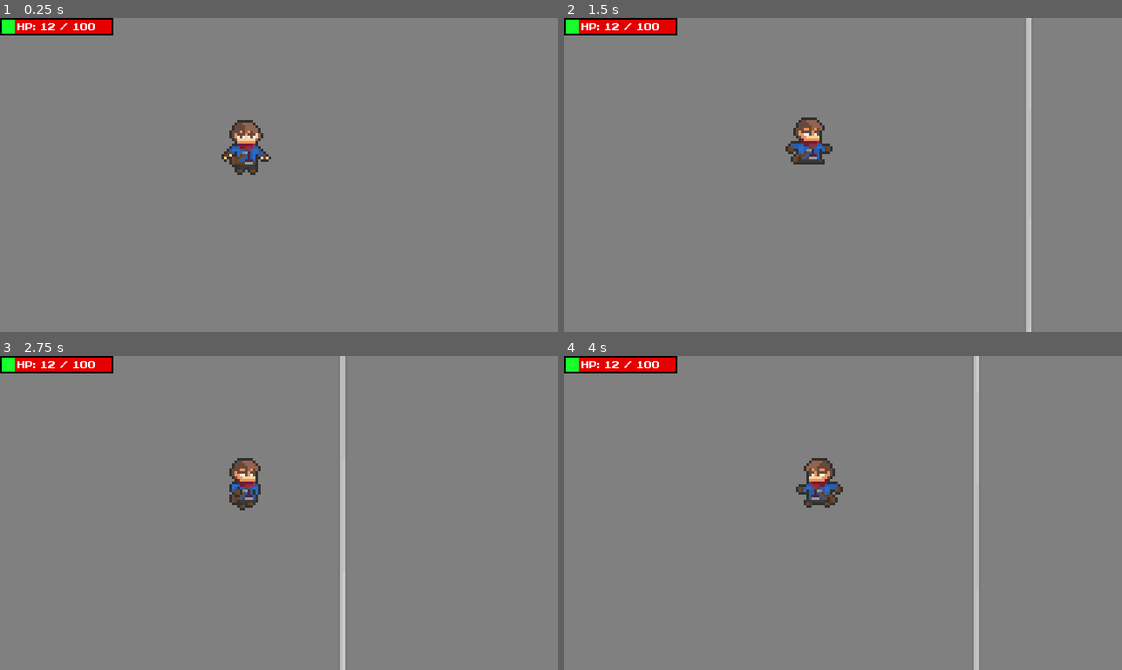
Above: before the commit, frames 1-4 (two rows, left to right).
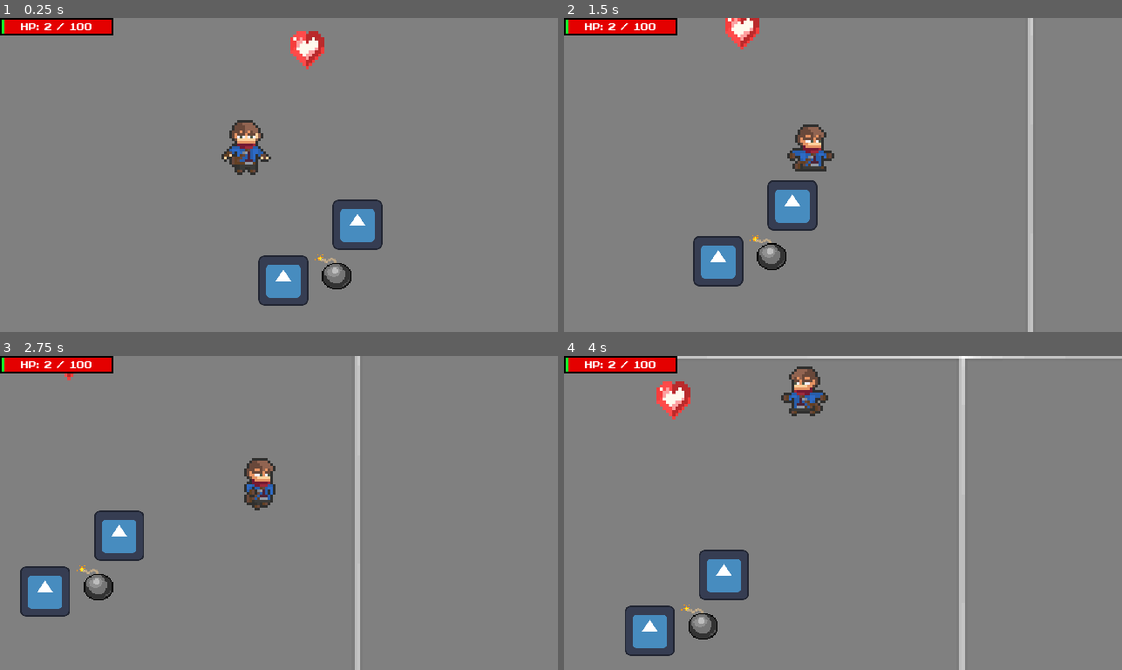
Above: after the commit, the same moments.

Repository: RickFqt/IA-Jogos
Game: Godot game, scene res://level.tscn
Same seed, same stepped clock (60 frames per second), same inputs: the game is played once before the commit and once after it. The engine's default icon, where the game draws it, is replaced by a stand-in: a white triangle on a blue panel in a dark square.
Inputs:
- Up to frame 1 (0.25 s): no input
- Up to frame 2 (1.5 s): hold D (move_right) 0.53-1.28 s; hold S (move_down) from 1.28 s (still down)
- Up to frame 3 (2.75 s): release S (move_down) at 2.03 s; hold D (move_right) from 2.03 s (still down)
- Up to frame 4 (4 s): release D (move_right) at 2.78 s; hold W (move_up) 2.78-3.53 s; hold A (move_left) from 3.53 s (still down)

The runs differ from the first frame. In frame 1, 4.0% of the frame differs, in the area x 0-69%, y 0-92%; in frame 2, 5.4%; in frame 3, 6.4%; in frame 4, 8.3%, in the area x 0-100%, y 0-100%.

Commit message:
feat: Bomb and initial enemy

Diff:
--- a/area.tscn
+++ b/area.tscn
@@ -1,8 +1,10 @@
-[gd_scene load_steps=4 format=3 uid="uid://iql1uinbl6a5"]
+[gd_scene load_steps=6 format=3 uid="uid://iql1uinbl6a5"]
 
 [ext_resource type="Script" path="res://area.gd" id="1_5w5it"]
 [ext_resource type="Texture2D" uid="uid://yog6s0bomoxf" path="res://sprites/graysquare.png" id="1_kh0to"]
 [ext_resource type="PackedScene" uid="uid://bc7tsrsaidaim" path="res://life_collectable.tscn" id="3_1lygx"]
+[ext_resource type="PackedScene" uid="uid://dhw41qulpnls4" path="res://bomb_collectable.tscn" id="4_nwpvr"]
+[ext_resource type="PackedScene" uid="uid://c5cghnht3ys1t" path="res://enemy.tscn" id="5_edcpa"]
 
 [node name="Area" type="Node2D"]
 script = ExtResource("1_5w5it")
@@ -14,3 +16,12 @@
 
 [node name="LifeCollectable" parent="." instance=ExtResource("3_1lygx")]
 position = Vector2(369, 48)
+
+[node name="BombCollectable" parent="." instance=ExtResource("4_nwpvr")]
+position = Vector2(403, 309)
+
+[node name="Enemy" parent="." instance=ExtResource("5_edcpa")]
+position = Vector2(427, 251)
+
+[node name="Enemy2" parent="." instance=ExtResource("5_edcpa")]
+position = Vector2(342, 315)
--- /dev/null
+++ b/bomb_collectable.gd
@@ -0,0 +1,11 @@
+extends Collectable
+
+var damage = 10
+
+func process_collectable(playerbody: Node2D):
+	var bodies = %DamageRadius.get_overlapping_bodies()
+	print("a")
+	print(bodies.size())
+	for body in bodies:
+		if body.is_in_group("Enemy"):
+			body.take_damage(damage)
--- /dev/null
+++ b/bomb_collectable.tscn
@@ -0,0 +1,32 @@
+[gd_scene load_steps=5 format=3 uid="uid://dhw41qulpnls4"]
+
+[ext_resource type="Script" path="res://bomb_collectable.gd" id="1_wuun6"]
+[ext_resource type="Texture2D" uid="uid://b31aw7fisvqp" path="res://sprites/pixel_bomb.png" id="2_klphl"]
+
+[sub_resource type="CircleShape2D" id="CircleShape2D_ubk38"]
+
+[sub_resource type="CircleShape2D" id="CircleShape2D_6skyi"]
+radius = 50.0
+
+[node name="BombCollectable" type="Area2D"]
+scale = Vector2(2, 2)
+collision_layer = 4
+collision_mask = 3
+script = ExtResource("1_wuun6")
+
+[node name="CollisionShape2D" type="CollisionShape2D" parent="."]
+shape = SubResource("CircleShape2D_ubk38")
+
+[node name="Sprite2D" type="Sprite2D" parent="."]
+position = Vector2(-2, -2)
+scale = Vector2(0.07, 0.07)
+texture = ExtResource("2_klphl")
+
+[node name="DamageRadius" type="Area2D" parent="."]
+unique_name_in_owner = true
+collision_layer = 4
+collision_mask = 3
+
+[node name="CollisionShape2D" type="CollisionShape2D" parent="DamageRadius"]
+shape = SubResource("CircleShape2D_6skyi")
+debug_color = Color(0.889775, 0.304709, 0.309952, 0.42)
--- /dev/null
+++ b/enemy.gd
@@ -0,0 +1,12 @@
+extends CharacterBody2D
+
+var max_health = 10
+var health = 10
+
+func _ready():
+	health = max_health
+
+func take_damage(damage : int) -> void:
+	health = max(0, health - damage)
+	if health <= 0:
+		queue_free()
--- /dev/null
+++ b/enemy.tscn
@@ -0,0 +1,19 @@
+[gd_scene load_steps=4 format=3 uid="uid://c5cghnht3ys1t"]
+
+[ext_resource type="Script" path="res://enemy.gd" id="1_ec8og"]
+[ext_resource type="Texture2D" uid="uid://c6ivkb04ofxkt" path="res://icon.svg" id="1_fr8fa"]
+
+[sub_resource type="RectangleShape2D" id="RectangleShape2D_nhcfe"]
+
+[node name="Enemy" type="CharacterBody2D" groups=["Enemy"]]
+scale = Vector2(3, 3)
+collision_layer = 2
+collision_mask = 11
+script = ExtResource("1_ec8og")
+
+[node name="CollisionShape2D" type="CollisionShape2D" parent="."]
+shape = SubResource("RectangleShape2D_nhcfe")
+
+[node name="Sprite2D" type="Sprite2D" parent="."]
+scale = Vector2(0.15, 0.15)
+texture = ExtResource("1_fr8fa")
--- a/life_collectable.tscn
+++ b/life_collectable.tscn
@@ -7,6 +7,7 @@
 radius = 106.69
 
 [node name="LifeCollectable" type="Area2D"]
+scale = Vector2(0.2, 0.2)
 script = ExtResource("1_cc8av")
 
 [node name="CollisionShape2D" type="CollisionShape2D" parent="."]
--- a/player.tscn
+++ b/player.tscn
@@ -168,6 +168,7 @@
 [node name="Player" type="CharacterBody2D" groups=["Player"]]
 position = Vector2(38, 2)
 scale = Vector2(3, 3)
+collision_mask = 11
 script = ExtResource("1_o53au")
 
 [node name="CollisionShape2D" type="CollisionShape2D" parent="."]
@@ -183,3 +184,9 @@
 frame_progress = 0.715081
 
 [node name="Camera2D" type="Camera2D" parent="."]
+limit_left = 0
+limit_top = 0
+limit_right = 2100
+limit_bottom = 2100
+position_smoothing_enabled = true
+position_smoothing_speed = 10.0
--- a/project.godot
+++ b/project.godot
@@ -49,6 +49,10 @@
 2d_render/layer_1="Player"
 2d_render/layer_2="Enemy"
 2d_render/layer_3="Collectables"
+2d_physics/layer_1="Player"
+2d_physics/layer_2="Enemy"
+2d_physics/layer_3="Collectable"
+2d_physics/layer_4="Scene"
 
 [rendering]
 
Binary file added: sprites/pixel_bomb.png
Not shown, added: sprites/pixel_bomb.png.import
